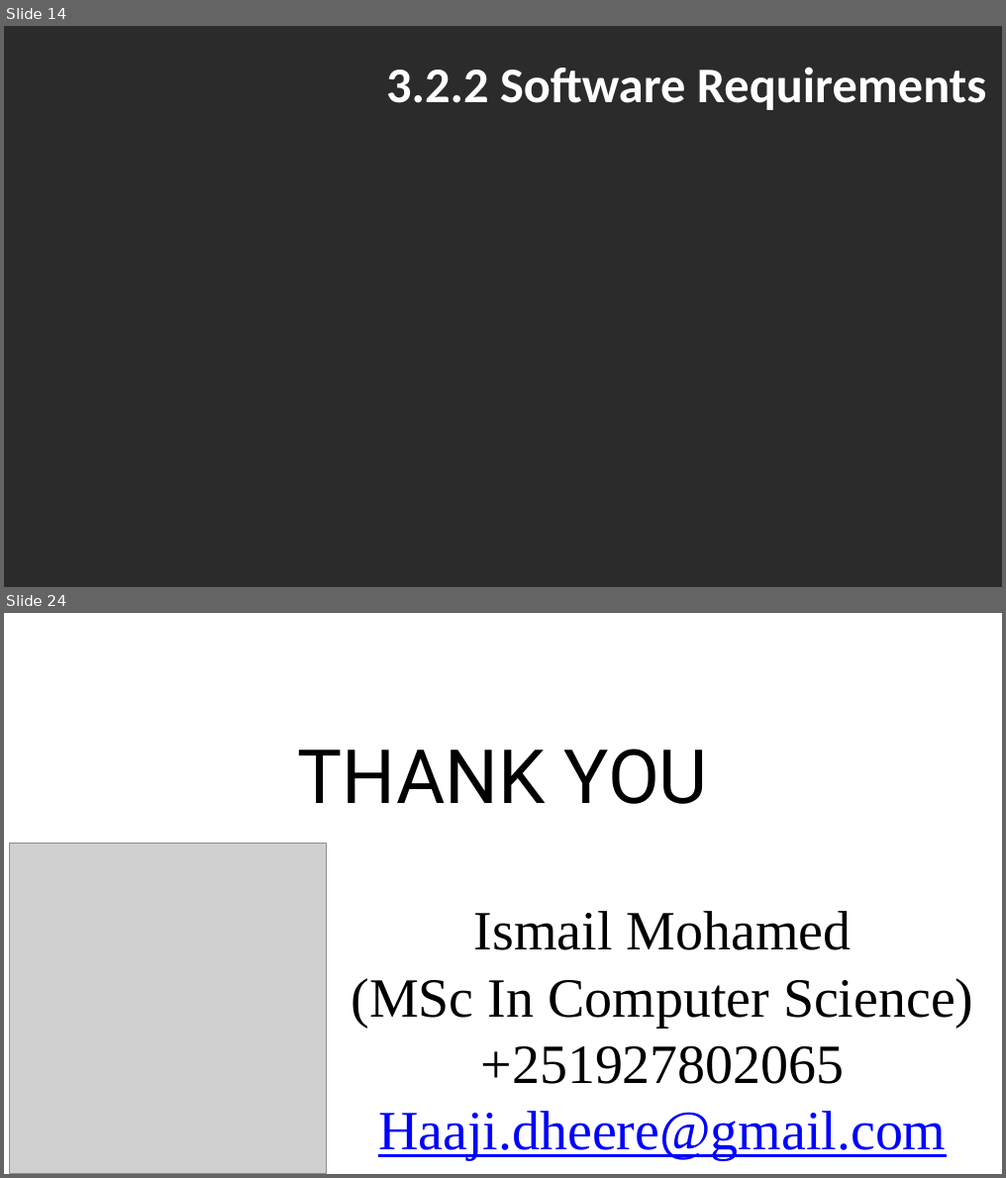
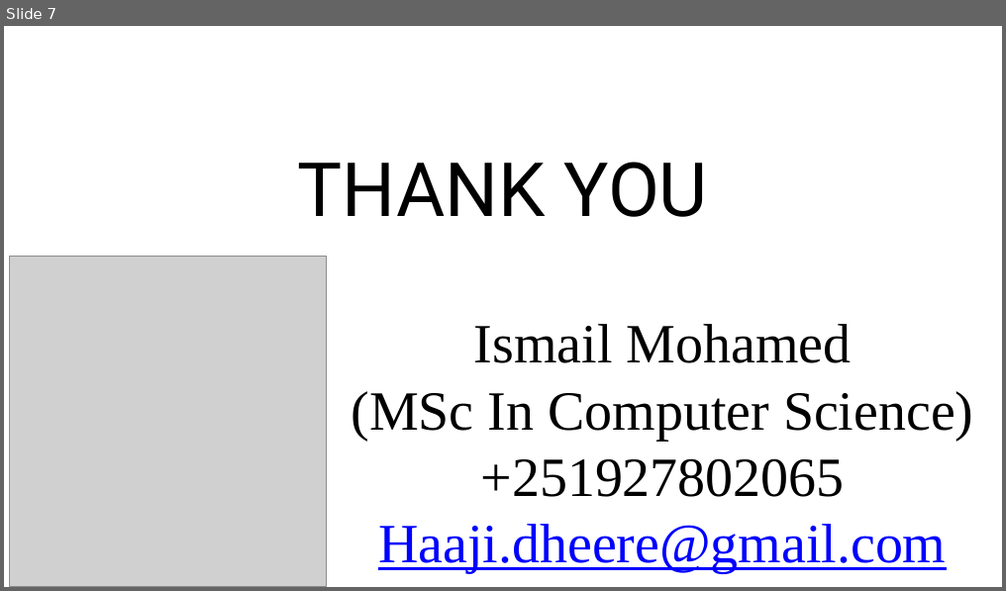
Before and after one commit to macaanto14/predicting-bank_credit_risk, a slide deck: Group 6.pptx. Shown one above the other, each under a label of ours: slides 14 and 24 before the commit, slide 7 after it; the slides between them are not shown. The pictures are 1006x1178 and 1006x591 pixels, drawn with LibreOffice and Linux fonts; fonts in the diff are those of the drawing; grey boxes stand for pictures; background and template pictures are left out; a plain dark background stands for a picture behind light text. Boxes give left, top, right and bottom in pixels: in the first picture for what was removed or moved away, otherwise in the second. Text is boxed around its words. In the diff, an @@ line names an element or a change of style, - is before the commit and + after.

```diff
--- a/Group 6.pptx
+++ b/Group 6.pptx
@@ slide 14 removed at (x1=4, y1=26, x2=1002, y2=587), background picture (left out) @@
@@ title removed at (x1=386, y1=67, x2=987, y2=110) @@
-3.2.2 Software Requirements
@@ what was slide 24 is now slide 7 @@
```
Also in this commit, not shown: 6 slides added, 22 other slides removed, 4 other files.
